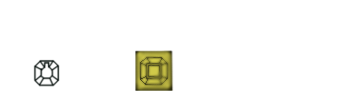
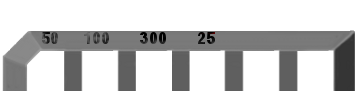
Before/after of a 362 × 91 layered artwork. What changed in the layer stack:
added layer "50 100 300 25" above "New Layer#1" over [42, 32, 215, 44]
hid "New Layer#1", painted on it over [33, 37, 171, 88]
showed "New Layer" over [2, 30, 355, 91]
hid "Pasted Layer#2" over [135, 50, 174, 91]
